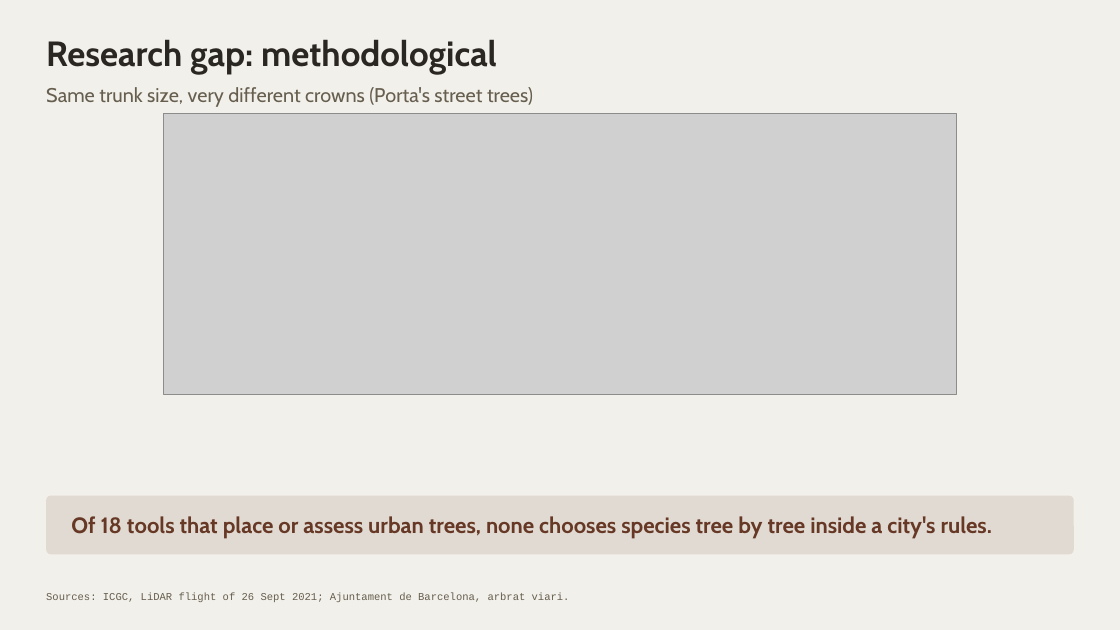
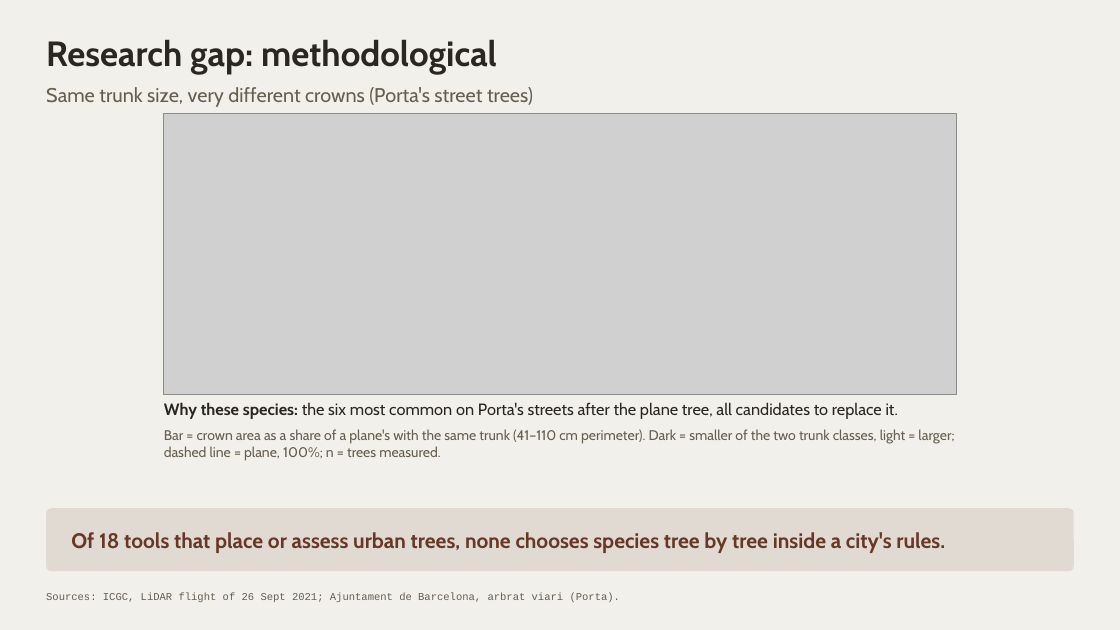
Before and after one commit to giofox96/shade-and-sponge, a slide deck: slide 4 of slides/rm_final/shade_and_sponge_rm_personal.pptx. Drawn at 1120x630 pixels with LibreOffice and Linux fonts; fonts in the diff are those of the drawing; grey boxes stand for pictures. Boxes give left, top, right and bottom in pixels: in the first picture for what was removed or moved away, otherwise in the second. Text is boxed around its words. In the diff, an @@ line names an element or a change of style, - is before the commit and + after.

```diff
--- a/slides/rm_final/shade_and_sponge_rm_personal.pptx
+++ b/slides/rm_final/shade_and_sponge_rm_personal.pptx
@@ text added at <box>164,402,954,461</box>, 12 pt, text #665E4F @@
+Why these species: the six most common on Porta's streets after the plane tree, all candidates to replace it.
+Bar = crown area as a share of a plane's with the same trunk (41–110 cm perimeter). Dark = smaller of the two trunk classes, light = larger; dashed line = plane, 100%; n = trees measured.
@@ rounded rectangle: place and size @@
-rounded rectangle at <box>46,496,1074,555</box>
+rounded rectangle at <box>46,508,1074,571</box>
@@ text "Of 18 tools that place ...": place and size @@
-text "Of 18 tools that place ..." at <box>71,516,992,539</box>
+text "Of 18 tools that place ..." at <box>71,532,945,553</box>
@@ text "Of 18 tools that place ..." at <box>71,532,945,553</box>: size 19 to 18 pt @@
@@ text at <box>46,592,620,602</box>: text changed @@
-Sources: ICGC, LiDAR flight of 26 Sept 2021; Ajuntament de Barcelona, arbrat viari.
+Sources: ICGC, LiDAR flight of 26 Sept 2021; Ajuntament de Barcelona, arbrat viari (Porta).
```
Also in this commit, not shown: 2 other files.
